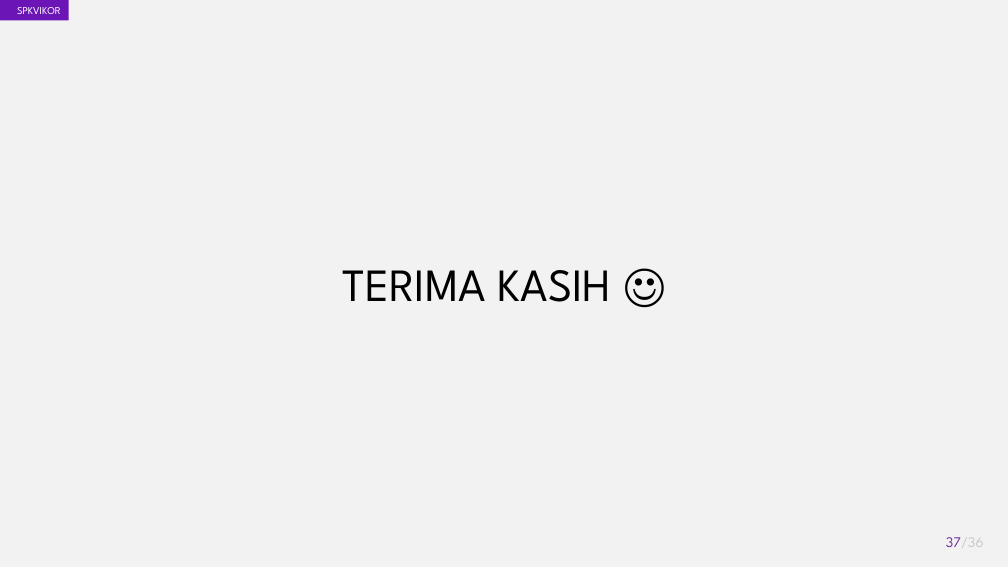
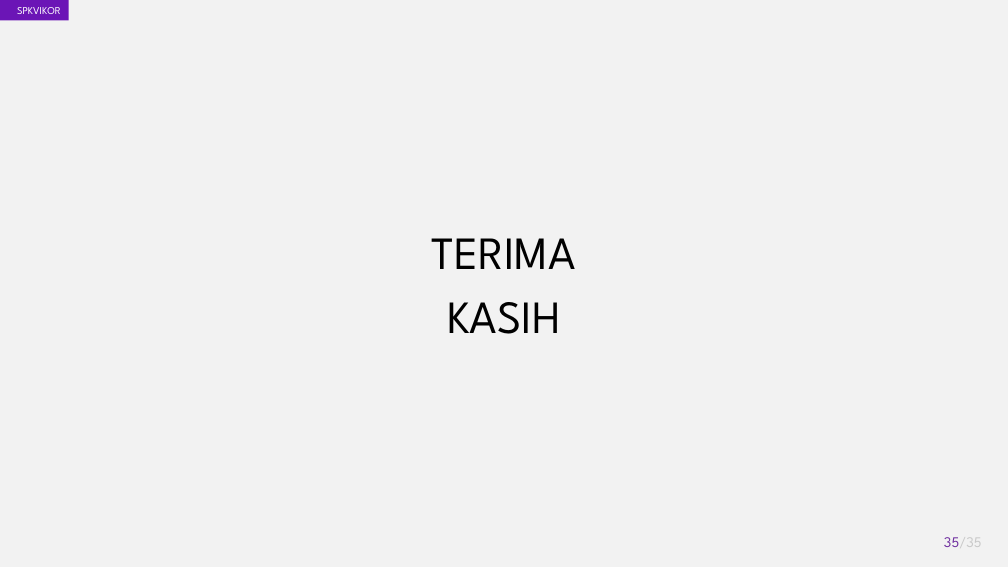
Before and after one commit to akhmadali7/TugasAkhir, a slide deck: slide 35 of PPT - TA - Akhmad Ali Sajidin.pptx (slide 37 before the commit). Drawn at 1008x567 pixels with LibreOffice and Linux fonts; fonts in the diff are those of the drawing. Boxes give left, top, right and bottom in pixels: in the first picture for what was removed or moved away, otherwise in the second. Text is boxed around its words. In the diff, an @@ line names an element or a change of style, - is before the commit and + after.

```diff
--- a/PPT - TA - Akhmad Ali Sajidin.pptx
+++ b/PPT - TA - Akhmad Ali Sajidin.pptx
@@ text at [432,238,576,334]: text changed @@
-TERIMA KASIH ☺
+TERIMA
+KASIH
@@ page number at [944,537,982,547]: text changed @@
-37/36
+35/35
```
Also in this commit, not shown: 12 other slides changed, 1 other file.
